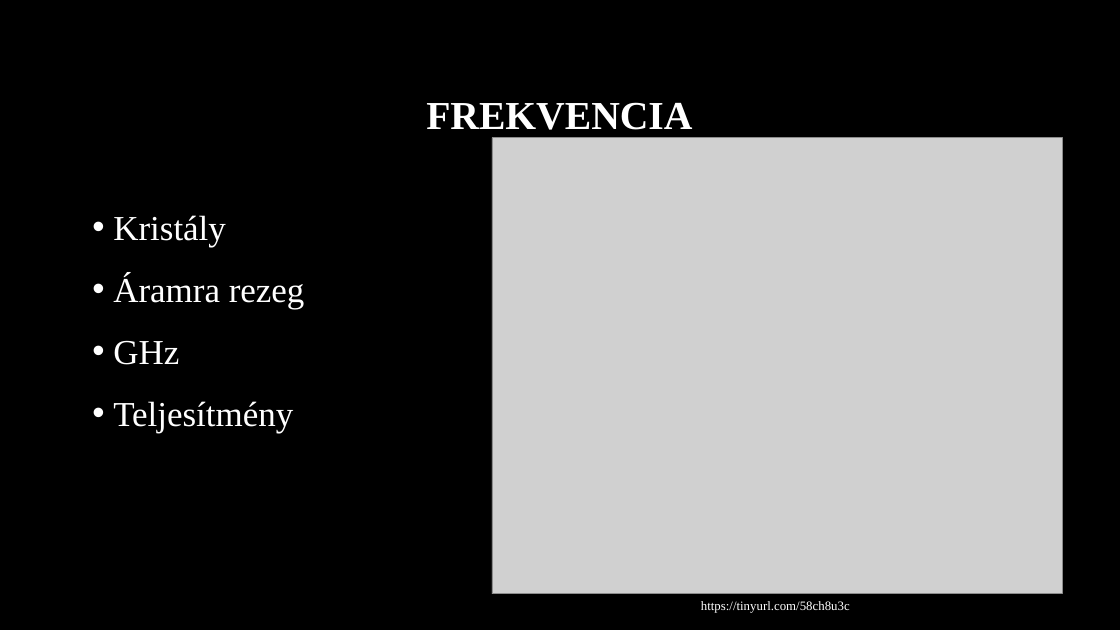
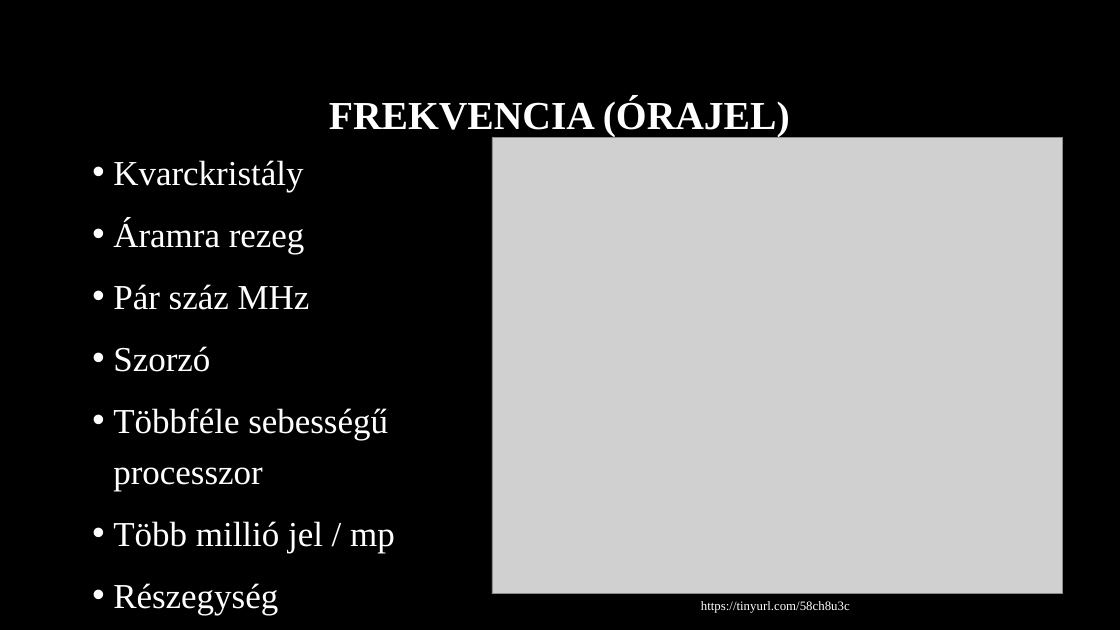
Before and after one commit to MszrsRicsi/Paprika, a slide deck: slide 10 of Processzorok.pptx. Drawn at 1120x630 pixels with LibreOffice and Linux fonts; fonts in the diff are those of the drawing; grey boxes stand for pictures; background and template pictures are left out. Boxes give left, top, right and bottom in pixels: in the first picture for what was removed or moved away, otherwise in the second. Text is boxed around its words. In the diff, an @@ line names an element or a change of style, - is before the commit and + after.

Commit message:
Processzorok ppt befejezése

```diff
--- a/Processzorok.pptx
+++ b/Processzorok.pptx
@@ title at [329, 98, 790, 137]: text changed @@
-FREKVENCIA
+FREKVENCIA (ÓRAJEL)
@@ text "Kvarckristály": place and size @@
-text "Kvarckristály" at [113, 215, 305, 433]
+text "Kvarckristály" at [113, 160, 395, 615]
@@ text at [113, 160, 303, 192]: text changed @@
-• Kristály
+• Kvarckristály
@@ text at [113, 284, 395, 615]: text changed @@
-• GHz
-• Teljesítmény
+• Pár száz MHz
+• Szorzó
+• Többféle sebességű processzor
+• Több millió jel / mp
+• Részegység
```
Also in this commit, not shown: 1 slide added.
